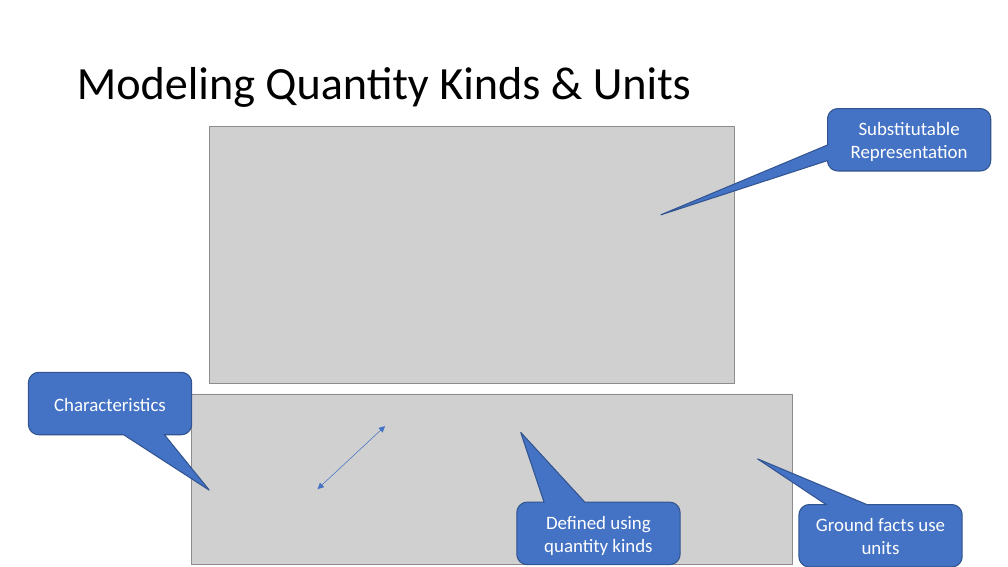
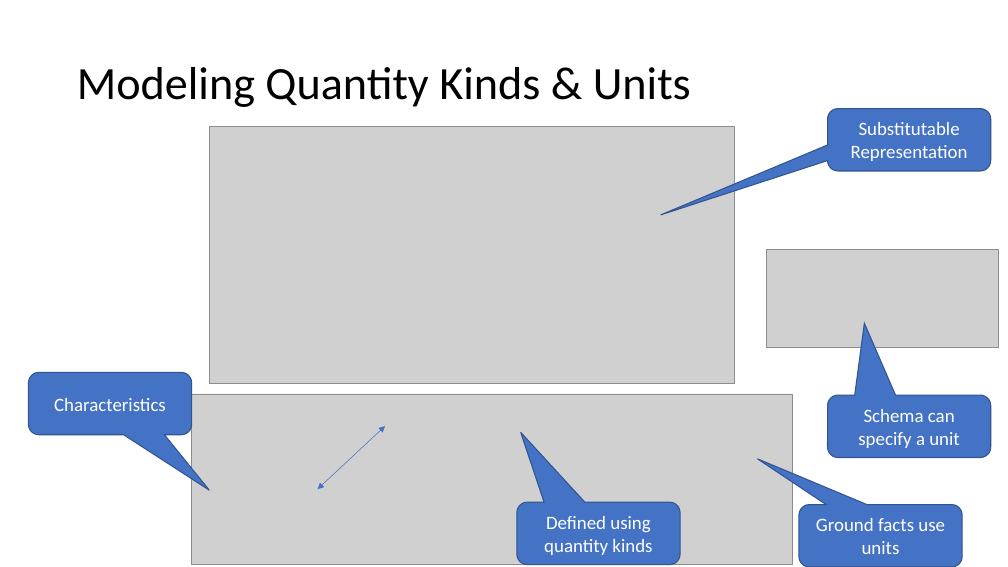
Before and after one commit to ModelDriven/SIMF, a slide deck: slide 15 of Presentations/Values, Quantities & Units.pptx. Drawn at 1008x567 pixels with LibreOffice and Linux fonts; fonts in the diff are those of the drawing; grey boxes stand for pictures. Boxes give left, top, right and bottom in pixels: in the first picture for what was removed or moved away, otherwise in the second. Text is boxed around its words. In the diff, an @@ line names an element or a change of style, - is before the commit and + after.

```diff
--- a/Presentations/Values, Quantities & Units.pptx
+++ b/Presentations/Values, Quantities & Units.pptx
@@ picture added at box(767, 250, 999, 348) @@
@@ rounded speech box added at box(828, 395, 991, 458), fill #4472C4, outline #325491 1 pt, 18 pt, text #FFFFFF @@
+Schema can specify a unit
```
Also in this commit, not shown: 1 other slide changed, 2 other files.
